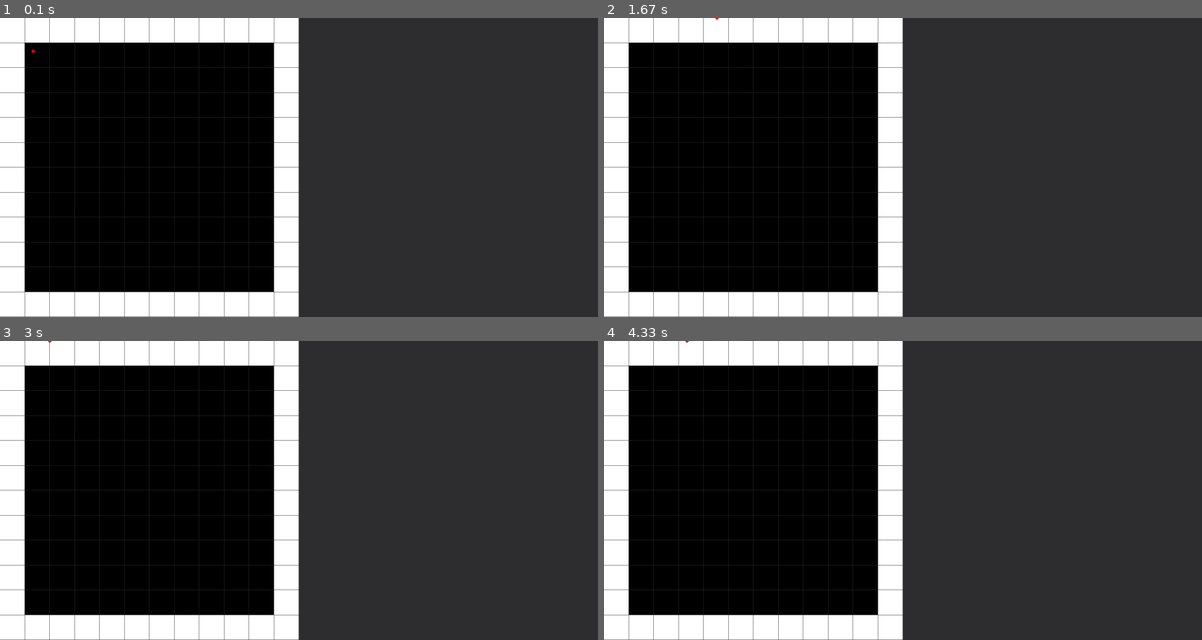
Above: before the commit, frames 1-4 (two rows, left to right).
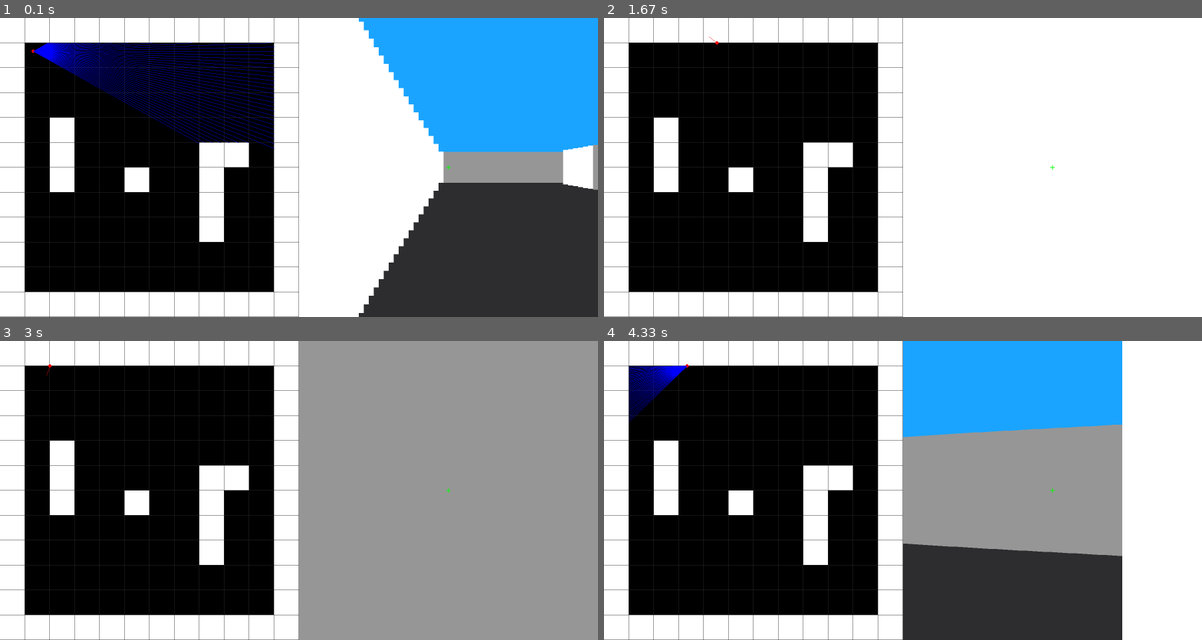
Above: after the commit, the same moments.

Repository: jauwyang/fps-game
Game: pygame game, started from app.py
Two runs of this game, one before a commit and one after it. Both use one fixed random seed, a clock stepped at 60 frames per second and the inputs below.
Inputs:
- Up to frame 1 (0.1 s): no input
- Up to frame 2 (1.67 s): hold W 0.33-0.8 s; hold Right 0.33-0.8 s; hold Right 0.83-1.3 s; hold D 0.83-1.3 s; hold Right from 1.33 s (still down); hold D from 1.33 s (still down)
- Up to frame 3 (3 s): release Right at 1.8 s; release D at 1.8 s; hold Left 1.83-2.37 s; hold A 1.83-2.37 s; hold Left 2.4-2.8 s; hold A 2.4-2.8 s; hold Right from 2.83 s (still down); hold D from 2.83 s (still down)
- Up to frame 4 (4.33 s): release Right at 3.47 s; release D at 3.47 s; hold Left 3.5-3.97 s; hold A 3.5-3.97 s; hold Right from 4 s (still down); hold D from 4 s (still down)

The runs differ from the first frame. In frame 1, 41% of the frame differs, in the area x 5-100%, y 0-100%; in frame 2, 53%; in frame 3, 53%, in the area x 7-100%, y 0-100%; in frame 4, 43%.

Commit message:
added raycaster and crosshair

Diff:
--- a/app.py
+++ b/app.py
@@ -1,41 +1,76 @@
-from config import WINDOW_WIDTH, WINDOW_HEIGHT, MAP_WIDTH, MAP_HEIGHT, RED, GREY
+from config import SCENE_HEIGHT, SCENE_WIDTH, WINDOW_WIDTH, WINDOW_HEIGHT, MAP_WIDTH, MAP_HEIGHT, RED, GREY, CROSSHAIR_LENGTH, CROSSHAIR_WIDTH, CROSSHAIR_COLOUR
 from raycasting import Player
-from map import draw_map
+from map import Map
 import pygame
+import math
 
 # ==== GLOBAL VARIABLES ====
 CLOCK = pygame.time.Clock()
 FPS = 60
 
 
-def draw_window(window, user):
+# ===== MAP =====
+# map = [
+#     [0, 0, 0, 0, 0, 0, 0, 0, 0, 0, 0, 0],
+#     [0, 0, 0, 0, 0, 0, 0, 0, 0, 0, 0, 0],
+#     [0, 0, 0, 0, 0, 0, 0, 0, 0, 0, 0, 0],
+#     [0, 0, 0, 0, 0, 0, 0, 0, 0, 0, 0, 0],
+#     [0, 0, 0, 0, 0, 0, 0, 0, 0, 0, 0, 0],
+#     [0, 0, 0, 0, 0, 0, 0, 0, 0, 0, 0, 0],
+#     [0, 0, 0, 0, 0, 0, 0, 0, 0, 0, 0, 0],
+#     [0, 0, 0, 0, 0, 0, 0, 0, 0, 0, 0, 0],
+#     [0, 0, 0, 0, 0, 0, 0, 0, 0, 0, 0, 0],
+#     [0, 0, 0, 0, 0, 0, 0, 0, 0, 0, 0, 0],
+#     [0, 0, 0, 0, 0, 0, 0, 0, 0, 0, 0, 0],
+#     [0, 0, 0, 0, 0, 0, 0, 0, 0, 0, 0, 0]
+# ]
+
+map = [
+    [1, 1, 1, 1, 1, 1, 1, 1, 1, 1, 1, 1],
+    [1, 0, 0, 0, 0, 0, 0, 0, 0, 0, 0, 1],
+    [1, 0, 0, 0, 0, 0, 0, 0, 0, 0, 0, 1],
+    [1, 0, 0, 0, 0, 0, 0, 0, 0, 0, 0, 1],
+    [1, 0, 1, 0, 0, 0, 0, 0, 0, 0, 0, 1],
+    [1, 0, 1, 0, 0, 0, 0, 0, 1, 1, 0, 1],
+    [1, 0, 1, 0, 0, 1, 0, 0, 1, 0, 0, 1],
+    [1, 0, 0, 0, 0, 0, 0, 0, 1, 0, 0, 1],
+    [1, 0, 0, 0, 0, 0, 0, 0, 1, 0, 0, 1],
+    [1, 0, 0, 0, 0, 0, 0, 0, 0, 0, 0, 1],
+    [1, 0, 0, 0, 0, 0, 0, 0, 0, 0, 0, 1],
+    [1, 1, 1, 1, 1, 1, 1, 1, 1, 1, 1, 1]
+]
+
+def draw_sky(window):
+    pygame.draw.rect(window, (26, 164, 255), (MAP_WIDTH, 0, SCENE_WIDTH, SCENE_HEIGHT / 2))
+    # pygame.draw.rect(window, (0, 255, 0), (MAP_WIDTH, SCENE_HEIGHT / 2, SCENE_WIDTH, SCENE_HEIGHT / 2))
+
+def draw_ui(window):
+    # Draw crosshair
+    pygame.draw.rect(window, CROSSHAIR_COLOUR, (MAP_WIDTH + SCENE_WIDTH / 2 - CROSSHAIR_WIDTH / 2, SCENE_HEIGHT / 2 - CROSSHAIR_LENGTH / 2, CROSSHAIR_WIDTH, CROSSHAIR_LENGTH))
+    pygame.draw.rect(window, CROSSHAIR_COLOUR, (MAP_WIDTH + SCENE_WIDTH / 2 - CROSSHAIR_LENGTH / 2, SCENE_HEIGHT / 2 - CROSSHAIR_WIDTH / 2, CROSSHAIR_LENGTH, CROSSHAIR_WIDTH))
+
+def draw_window(window, game_map, user):
     window.fill(GREY)
-    draw_map(window)
-    user.draw(window)
+    draw_sky(window)
+    game_map.draw_map(window)
+    user.draw(window, game_map)
+    user.draw_scene_walls(window, game_map)
+    draw_ui(window)
 
     pygame.display.update()
 
 
-def keyboard_input(player):
+def keyboard_input(player, map):
     keys = pygame.key.get_pressed()
-    current_x = player.pos.x
-    current_y = player.pos.y
-    delta_X = 0
-    delta_Y = 0
+
     if keys[pygame.K_w]:
-        delta_Y -= 5
+        map.wall_collision(player, 0, -5)
     if keys[pygame.K_s]:
-        delta_Y += 5
+        map.wall_collision(player, 0, 5)
     if keys[pygame.K_a]:
-        delta_X -= 5
+        map.wall_collision(player, -5, 0)
     if keys[pygame.K_d]:
-        delta_X += 5
-    current_x += delta_X
-    current_y += delta_Y
-    if not (current_x > MAP_WIDTH or current_x < 0):
-        player.pos.x = current_x
-    if not (current_y > MAP_HEIGHT or current_y < 0):
-        player.pos.y = current_y
+        map.wall_collision(player, 5, 0)
 
     if keys[pygame.K_LEFT]:
         player.rotate(-0.05)
@@ -48,6 +83,7 @@
     window = pygame.display.set_mode((WINDOW_WIDTH, WINDOW_HEIGHT))
 
     user = Player(100, 100, RED)
+    game_map = Map(map)
 
     run = True
     while run:
@@ -55,10 +91,8 @@
         for event in pygame.event.get():
             if event.type == pygame.QUIT:
                 run = False
-        keyboard_input(user)
-
-        draw_window(window, user)
-
+        keyboard_input(user, game_map)
+        draw_window(window, game_map, user)
 
 
 if __name__ == "__main__":
--- a/config.py
+++ b/config.py
@@ -7,7 +7,17 @@
 MAP_WIDTH = WINDOW_WIDTH - SCENE_WIDTH
 MAP_HEIGHT = 900
 
+FOV = 60
+
 WHITE = (255, 255, 255)
 BLACK = (0, 0, 0)
 RED = (255, 0, 0)
+GREEN = (0, 255, 0)
+BLUE = (0, 0, 255)
 GREY = (45, 45, 48)
+
+
+# CROSSHAIR SETTINGS
+CROSSHAIR_LENGTH = 14
+CROSSHAIR_WIDTH = 2
+CROSSHAIR_COLOUR = GREEN
--- a/map.py
+++ b/map.py
@@ -1,52 +1,39 @@
 from config import MAP_WIDTH, MAP_HEIGHT, WHITE, BLACK
 import pygame
-
-map = [
-    [0, 0, 0, 0, 0, 0, 0, 0, 0, 0, 0, 0],
-    [0, 0, 0, 0, 0, 0, 0, 0, 0, 0, 0, 0],
-    [0, 0, 0, 0, 0, 0, 0, 0, 0, 0, 0, 0],
-    [0, 0, 0, 0, 0, 0, 0, 0, 0, 0, 0, 0],
-    [0, 0, 0, 0, 0, 0, 0, 0, 0, 0, 0, 0],
-    [0, 0, 0, 0, 0, 0, 0, 0, 0, 0, 0, 0],
-    [0, 0, 0, 0, 0, 0, 0, 0, 0, 0, 0, 0],
-    [0, 0, 0, 0, 0, 0, 0, 0, 0, 0, 0, 0],
-    [0, 0, 0, 0, 0, 0, 0, 0, 0, 0, 0, 0],
-    [0, 0, 0, 0, 0, 0, 0, 0, 0, 0, 0, 0],
-    [0, 0, 0, 0, 0, 0, 0, 0, 0, 0, 0, 0],
-    [0, 0, 0, 0, 0, 0, 0, 0, 0, 0, 0, 0]
-]
-
-map = [
-    [1, 1, 1, 1, 1, 1, 1, 1, 1, 1, 1, 1],
-    [1, 0, 0, 0, 0, 0, 0, 0, 0, 0, 0, 1],
-    [1, 0, 0, 0, 0, 0, 0, 0, 0, 0, 0, 1],
-    [1, 0, 0, 0, 0, 0, 0, 0, 0, 0, 0, 1],
-    [1, 0, 0, 0, 0, 0, 0, 0, 0, 0, 0, 1],
-    [1, 0, 0, 0, 0, 0, 0, 0, 0, 0, 0, 1],
-    [1, 0, 0, 0, 0, 0, 0, 0, 0, 0, 0, 1],
-    [1, 0, 0, 0, 0, 0, 0, 0, 0, 0, 0, 1],
-    [1, 0, 0, 0, 0, 0, 0, 0, 0, 0, 0, 1],
-    [1, 0, 0, 0, 0, 0, 0, 0, 0, 0, 0, 1],
-    [1, 0, 0, 0, 0, 0, 0, 0, 0, 0, 0, 1],
-    [1, 1, 1, 1, 1, 1, 1, 1, 1, 1, 1, 1]
-]
+import math
 
 
-def draw_map(window):
-    m_width = len(map[0])
-    m_height = len(map)
-    block_width = MAP_WIDTH / m_width
-    block_height = MAP_HEIGHT / m_height
-    row_pos = 0
-    column_pos = 0
+class Map:
+    def __init__(self, map):
+        self.map = map
+        self.m_width = len(map[0])
+        self.m_height = len(map)
+        self.block_width = MAP_WIDTH / self.m_width
+        self.block_height = MAP_HEIGHT / self.m_height
 
-    for row in map:
-        for column in row:
-            if column == 0:
-                colour = BLACK
-            elif column == 1:
-                colour = WHITE
-            pygame.draw.rect(window, colour, (column_pos * block_width, row_pos * block_height, block_width - 1, block_height - 1))
-            column_pos += 1
+    def draw_map(self, window):
+        row_pos = 0
         column_pos = 0
-        row_pos += 1
+
+        for row in self.map:
+            for column in row:
+                if column == 0:
+                    colour = BLACK
+                elif column == 1:
+                    colour = WHITE
+                pygame.draw.rect(window, colour, (column_pos * self.block_width, row_pos * self.block_height, self.block_width - 1, self.block_height - 1))
+                column_pos += 1
+            column_pos = 0
+            row_pos += 1
+
+    def wall_collision(self, player, delta_x, delta_y):
+        new_x_pos = player.pos.x + delta_x
+        new_y_pos = player.pos.y + delta_y
+        new_x_pos_index = math.floor(new_x_pos / self.block_width)
+        new_y_pos_index = math.floor(new_y_pos / self.block_height)
+
+        if self.map[new_y_pos_index][new_x_pos_index] == 0:
+            if new_x_pos < MAP_WIDTH and new_x_pos > 0:
+                player.pos.x = new_x_pos
+            if new_y_pos < MAP_HEIGHT and new_y_pos > 0:
+                player.pos.y = new_y_pos
--- a/raycasting.py
+++ b/raycasting.py
@@ -1,6 +1,7 @@
-from math_tools import Vector2D
+from math_tools import Vector2D, distance
 import math
 import pygame
+from config import SCENE_HEIGHT, SCENE_WIDTH, MAP_WIDTH, FOV, WHITE, GREEN, BLUE
 
 class Player:
     def __init__(self, x, y, colour):
@@ -8,17 +9,171 @@
         self.rays = []
         self.heading = 0
         self.colour = colour
+        for angle in range(round(-FOV / 2), round(FOV / 2)):
+            self.rays.append(Ray(self.pos, math.radians(angle)))
 
     def rotate(self, angle):
         self.heading += angle
-        offset = 0
+        while self.heading > 2 * math.pi:
+            self.heading -= 2 * math.pi
         for ray in self.rays:
-            ray.set_angle(math.radians(offset) + self.heading)
-            offset += 1
+            ray.set_angle(ray.angle + angle)
 
     def update_position(self, delta_x, delta_y):
         self.pos.x += delta_x
         self.pos.y += delta_y
 
+    def draw(self, window, map):
+        pygame.draw.circle(window, self.colour, (self.pos.x, self.pos.y), 5)
+        pygame.draw.line(window, self.colour, (self.pos.x, self.pos.y), (self.pos.x + 30 * math.cos(self.heading), self.pos.y + 30 * math.sin(self.heading)))
+        for ray in self.rays:
+            ray.cast(window, map)
+
+    def draw_scene_walls(self, window, map):
+        ray_x_pos = 0
+        for ray in self.rays:
+            # Fix fish-eye effect
+            ray_angle_difference = self.heading - ray.angle
+            if ray_angle_difference < 0:
+                ray_angle_difference += 2 * math.pi
+            elif ray_angle_difference > 2 * math.pi:
+                ray_angle_difference -= 2 * math.pi
+            ray.shortest_distance = ray.shortest_distance * math.cos(ray_angle_difference)
+            if ray.shortest_distance == 0:
+                ray.shortest_distance = 1
+            # Determine wall slice dimensions
+            ray_slice_height = (SCENE_HEIGHT * map.block_width) / ray.shortest_distance
+            ray_slice_width = SCENE_WIDTH / FOV
+            if ray_slice_height > SCENE_HEIGHT:
+                ray_slice_height = SCENE_HEIGHT
+
+            # Determine shade
+            if ray.horizontal_wall:
+                colour = (255, 255, 255)
+            else:
+                colour = (150, 150, 150)
+
+            pygame.draw.rect(window, colour, (MAP_WIDTH + ray_x_pos * ray_slice_width, (SCENE_HEIGHT - ray_slice_height) / 2, ray_slice_width, ray_slice_height))
+            ray_x_pos += 1
+
+
+class Ray:
+    def __init__(self, pos, angle):
+        self.pos = pos
+        self.angle = angle
+        self.dir = Vector2D(math.cos(angle), math.sin(angle))  # direction is relative to the origin
+        while self.angle >= 2 * math.pi:
+            self.angle -= 2 * math.pi
+        while self.angle < 0:
+            self.angle += 2 * math.pi
+
     def draw(self, window):
-        pygame.draw.circle(window, self.colour, (self.pos.x, self.pos.y), 5)
+        pygame.draw.line(window, WHITE, (self.pos.x, self.pos.y), (self.pos.x + self.dir.x * 100, self.pos.y + self.dir.y * 100))
+
+    def set_angle(self, angle):
+        self.dir = Vector2D(math.cos(angle), math.sin(angle))
+        self.angle = angle
+        while self.angle >= 2 * math.pi:
+            self.angle -= 2 * math.pi
+        while self.angle < 0:
+            self.angle += 2 * math.pi
+
+    def cast(self, window, map):
+        self.shortest_distance = math.inf
+
+        # Rounded variables used for comparisons
+        pi = round(math.pi, 10)
+        ray_angle = round(self.angle, 10)
+
+        # Horizontal Line
+        horizontal_line_check = True
+        if (ray_angle < pi and ray_angle > 0):  # Looking down
+            horizontal_line_direction_offset = 0
+            aTan = -1/math.tan(self.angle)
+            ray_y = round(self.pos.y / map.block_height) * map.block_height
+            if ray_y < self.pos.y:
+                ray_y += map.block_height
+            ray_x = (self.pos.y - ray_y) * aTan + self.pos.x
+            offset_y = map.block_height
+            offset_x = -offset_y * aTan
+
+        elif (ray_angle > pi):  # Looking up
+            horizontal_line_direction_offset = -1
+            aTan = -1/math.tan(self.angle)
+            ray_y = round(self.pos.y / map.block_height) * map.block_height
+            if ray_y > self.pos.y:
+                ray_y -= map.block_height
+            ray_x = (self.pos.y - ray_y) * aTan + self.pos.x
+            offset_y = -map.block_height
+            offset_x = -offset_y * aTan
+
+        else:  # Looking left or right
+            ray_y = math.inf
+            ray_x = math.inf
+            horizontal_line_check = False
+
+        while horizontal_line_check:
+            map_pos_x = math.ceil(ray_x / map.block_width) - 1
+            map_pos_y = math.ceil(ray_y / map.block_width) + horizontal_line_direction_offset
+            if map_pos_x >= map.m_width or map_pos_y >= map.m_height or map_pos_x < 0 or map_pos_y < 0:
+                horizontal_line_check = False
+            elif map_pos_x < map.m_width and map.map[map_pos_y][map_pos_x] == 1:
+                horizontal_line_check = False
+            else:
+                ray_x += offset_x
+                ray_y += offset_y
+
+        if not (ray_x == math.inf or ray_y == math.inf):
+            horizontal_distance = distance(self.pos.x, self.pos.y, ray_x, ray_y)
+            self.shortest_distance = horizontal_distance
+            shortest_ray_x = ray_x
+            shortest_ray_y = ray_y
+            self.horizontal_wall = True
+
+        # Vertical Line
+        vertical_line_check = True
+        if (ray_angle > pi / 2 and ray_angle < 3 / 2 * pi):  # Looking left
+            vertical_line_direction_offset = -1
+            nTan = -math.tan(self.angle)
+            ray_x = round(self.pos.x / map.block_width) * map.block_width
+            if ray_x > self.pos.x:
+                ray_x -= map.block_width
+            ray_y = (self.pos.x - ray_x) * nTan + self.pos.y
+            offset_x = -map.block_width
+            offset_y = -offset_x * nTan
+
+        elif (ray_angle < pi / 2 or ray_angle > 3 / 2 * pi):  # Looking right
+            vertical_line_direction_offset = 0
+            nTan = -math.tan(self.angle)
+            ray_x = round(self.pos.x / map.block_width) * map.block_width
+            if ray_x < self.pos.x:
+                ray_x += map.block_width
+            ray_y = (self.pos.x - ray_x) * nTan + self.pos.y
+            offset_x = map.block_width
+            offset_y = -offset_x * nTan
+
+        else:  # Looking up or down
+            ray_x = self.pos.x
+            ray_y = self.pos.y
+            vertical_line_check = False
+
+        while vertical_line_check:
+            map_pos_x = math.ceil(ray_x / map.block_width) + vertical_line_direction_offset
+            map_pos_y = math.ceil(ray_y / map.block_width) - 1
+            if map_pos_x >= map.m_width or map_pos_y >= map.m_height or map_pos_x < 0 or map_pos_y < 0:
+                vertical_line_check = False
+            elif map_pos_x < map.m_width and map.map[map_pos_y][map_pos_x] == 1:
+                vertical_line_check = False
+            else:
+                ray_x += offset_x
+                ray_y += offset_y
+
+        if not (ray_x == math.inf or ray_y == math.inf):
+            vertical_distance = distance(self.pos.x, self.pos.y, ray_x, ray_y)
+            if vertical_distance < self.shortest_distance:
+                self.shortest_distance = vertical_distance
+                shortest_ray_x = ray_x
+                shortest_ray_y = ray_y
+                self.horizontal_wall = False
+
+        pygame.draw.line(window, BLUE, (self.pos.x, self.pos.y), (shortest_ray_x, shortest_ray_y))
Not shown, changed: .gitignore
